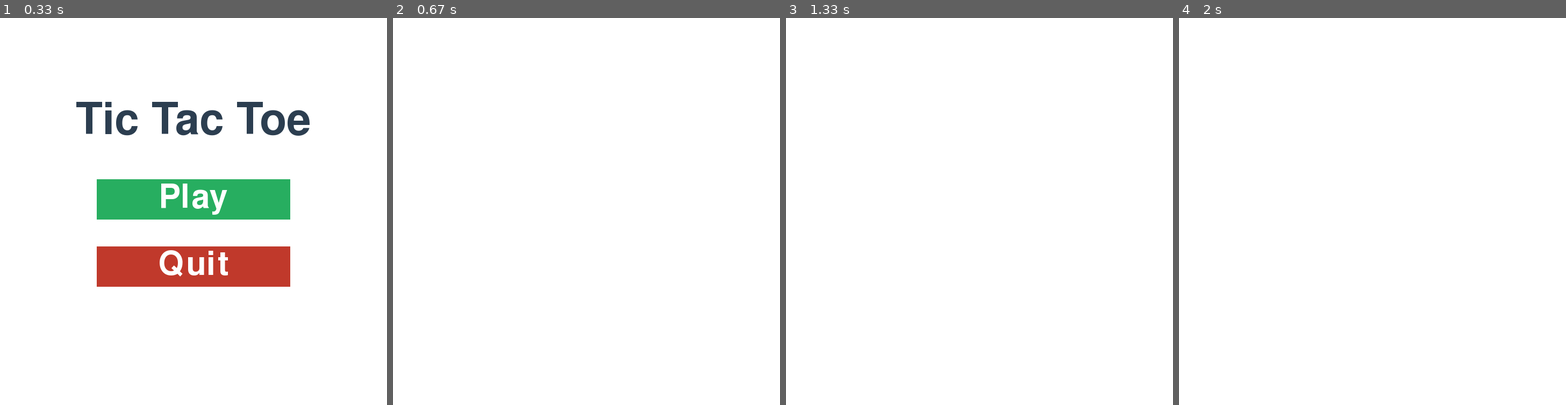
Above: before the commit, frames 1-4 (left to right).
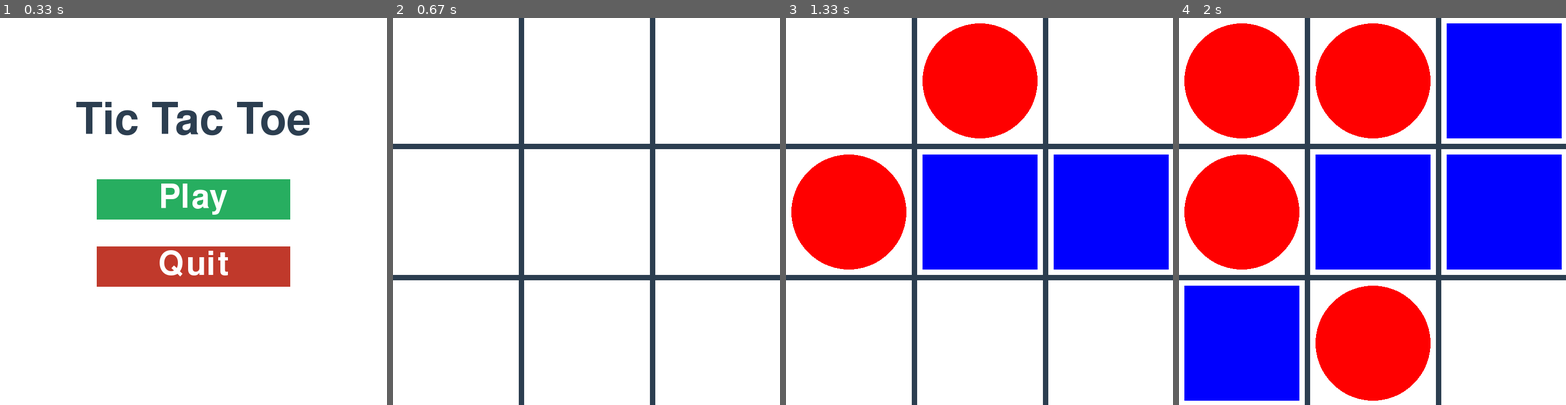
Above: after the commit, the same moments.

Repository: Fektper/pygame-learn
Game: pygame game, started from 04_tictactoe/main.py
Same seed, same stepped clock (60 frames per second), same inputs: the game is played once before the commit and once after it.
Inputs (mouse positions are in pixels of both pictures, inside the frame that each line leads up to):
- Up to frame 1 (0.33 s): no input
- Up to frame 2 (0.67 s): click (586, 211) at 0.38 s
- Up to frame 3 (1.33 s): click (886, 215) at 0.72 s; click (1037, 76) at 1.05 s
- Up to frame 4 (2 s): click (1279, 134) at 1.38 s; click (1353, 312) at 1.75 s

Frame 1 is identical in both runs. In frame 2, 5.5% of the frame differs, in the area x 0-100%, y 0-100%; in frame 3, 37%; in frame 4, 68%.

Commit message:
Finished simple tictactoe with random choice bot

Diff:
--- a/04_tictactoe/Scenes.py
+++ b/04_tictactoe/Scenes.py
@@ -2,6 +2,8 @@
 from abc import ABC, abstractmethod
 from typing import Callable, Iterable, Union
 from Button import PrerenderedButton
+import math
+from TicTacToe import make_move, check_win
 
 class Scene(ABC):
 
@@ -19,17 +21,78 @@
 
 
 class GameScene(Scene):
-    def __init__(self):
+    def __init__(self, width, height):
+        self.width: int = width
+        self.height: int = height
+        self.grid: list[list[int]] = [[0 for _ in range(3)] for _ in range(3)]
+
+        self.player_turn = True
+        self.winner = 0
+        self.win_timeout = 3
+        self.win_fade_time = 2
+        self.scene_switch_func = None
         pass
 
     def update(self, events, dt):
-        pass
+        mouse_pos = pygame.mouse.get_pos()
+        mouse_clicked = any([x.type == pygame.MOUSEBUTTONDOWN for x in events])
+        self.winner = check_win(self.grid)
+
+        if not self.winner == 0 and self.win_fade_time <= 0:
+            if self.win_timeout > 0:
+                self.win_timeout -= dt
+            elif not self.scene_switch_func is None:
+                self.scene_switch_func()
+
+            return
+        elif not self.winner == 0:
+            self.win_fade_time -= dt
+            return
+
+        if self.player_turn and mouse_clicked:
+            x = int(mouse_pos[0] / (self.width / 3))
+            y = int(mouse_pos[1] / (self.width / 3))
+            x = min(x, 2)
+            y = min(y, 2)
+
+            if self.grid[y][x] == 0:
+                self.grid[y][x] = 1
+                self.player_turn = False
+        elif not self.player_turn:
+            x, y = make_move(self.grid)
+            self.grid[y][x] = 2
+            self.player_turn = True
+
 
     def render(self, screen):
-        pass
+        if not self.winner == 0 and self.win_fade_time <= 0:
+            text = f"Player {self.winner} won!"
+            win_text = pygame.font.SysFont(None, 150).render(text, True, "#2c3e50")
+            screen.blit(win_text, (int((self.width - win_text.get_width())/2), int((self.height - win_text.get_height())/2)))
+            return
+
+        grid_line_width = 10
+        grid_box_width = math.ceil((self.width - 2 * grid_line_width) / 3)
+        grid_box_height = math.ceil((self.height - 2 * grid_line_width) / 3)
+
+        pygame.draw.rect(screen, "#2c3e50", (0, 0, self.width, self.height))
+
+        for x in range(3):
+            x_pos = x * (grid_line_width + grid_box_width)
+            for y in range(3):
+                y_pos = y * (grid_line_width + grid_box_height)
+                pygame.draw.rect(screen, "white", (x_pos, y_pos, grid_box_width, grid_box_height))
+
+                if self.grid[y][x] == 1:
+                    pygame.draw.circle(screen, "red", (x_pos + int(grid_box_width/2), y_pos + int(grid_box_height/2)), int(min(grid_box_height, grid_box_width)/2) - 10)
+                elif self.grid[y][x] == 2:
+                    pygame.draw.rect(screen, "blue", (x_pos + 10, y_pos + 10, grid_box_width - 20, grid_box_height - 20))
 
     def bind_scene_switch(self, func):
-        pass
+        menu_scene = MenuScene(self.width, self.height)
+        menu_scene.bind_scene_switch(func)
+        swap_scene_func = lambda: func(menu_scene)
+        self.scene_switch_func = swap_scene_func
 
 class MenuScene(Scene):
     def __init__(self, width, height):
@@ -39,12 +102,11 @@
         button_width = int(width / 2)
         button_height = 75
         first_button_rect = pygame.Rect(int(width/2 - button_width/2), 300, button_width, button_height)
-        print(first_button_rect)
 
         self.play_game_button = PrerenderedButton("Play", first_button_rect, "white", "#27ae60", 90)# Button()
         self.quit_button = PrerenderedButton("Quit", first_button_rect.move(0, button_height + 50), "white", "#c0392b", 90) # Button
 
-        self.play_game_button.bind_func(lambda: print("Play"))
+        self.play_game_button.bind_func(lambda: self.create_game_scene_and_swap())
         self.quit_button.bind_func(lambda: pygame.event.post(pygame.Event(pygame.QUIT)))
 
         self.scene_switch_func: Union[None, Callable] = None
@@ -64,6 +126,10 @@
         self.quit_button.render_on(screen)
 
     def bind_scene_switch(self, func):
-        game_scene = GameScene()
-        swap_scene_func = lambda: func(game_scene)
-        self.play_game_button.bind_func(swap_scene_func)
+        self.scene_switch_func = func
+
+    def create_game_scene_and_swap(self):
+        game_scene = GameScene(self.width, self.height)
+        game_scene.bind_scene_switch(self.scene_switch_func)
+        if not self.scene_switch_func is None:
+            self.scene_switch_func(game_scene)
--- /dev/null
+++ b/04_tictactoe/TicTacToe.py
@@ -0,0 +1,32 @@
+from random import choice
+
+def check_win(grid):
+
+    for player in range(1, 3):
+        # Check all rows
+        for y in range(3):
+            if all(map(lambda x: x == player, grid[y])):
+                return player
+
+        # Check all cols
+        for x in range(3):
+            if all(map(lambda x: x == player, [grid[i][x] for i in range(3)])):
+                return player
+
+        # Diagonals
+        if all(map(lambda x: x == player, [grid[i][i] for i in range(3)])):
+            return player
+        if all (map(lambda x: x == player, [grid[2-i][i] for i in range(3)])):
+            return player
+
+    return 0
+
+
+def make_move(grid, player = 2) -> tuple[int, int]:
+    candidates = []
+    for x in range(len(grid[0])):
+        for y in range(len(grid)):
+            if grid[y][x] == 0:
+                candidates.append((x, y))
+
+    return choice(candidates)
